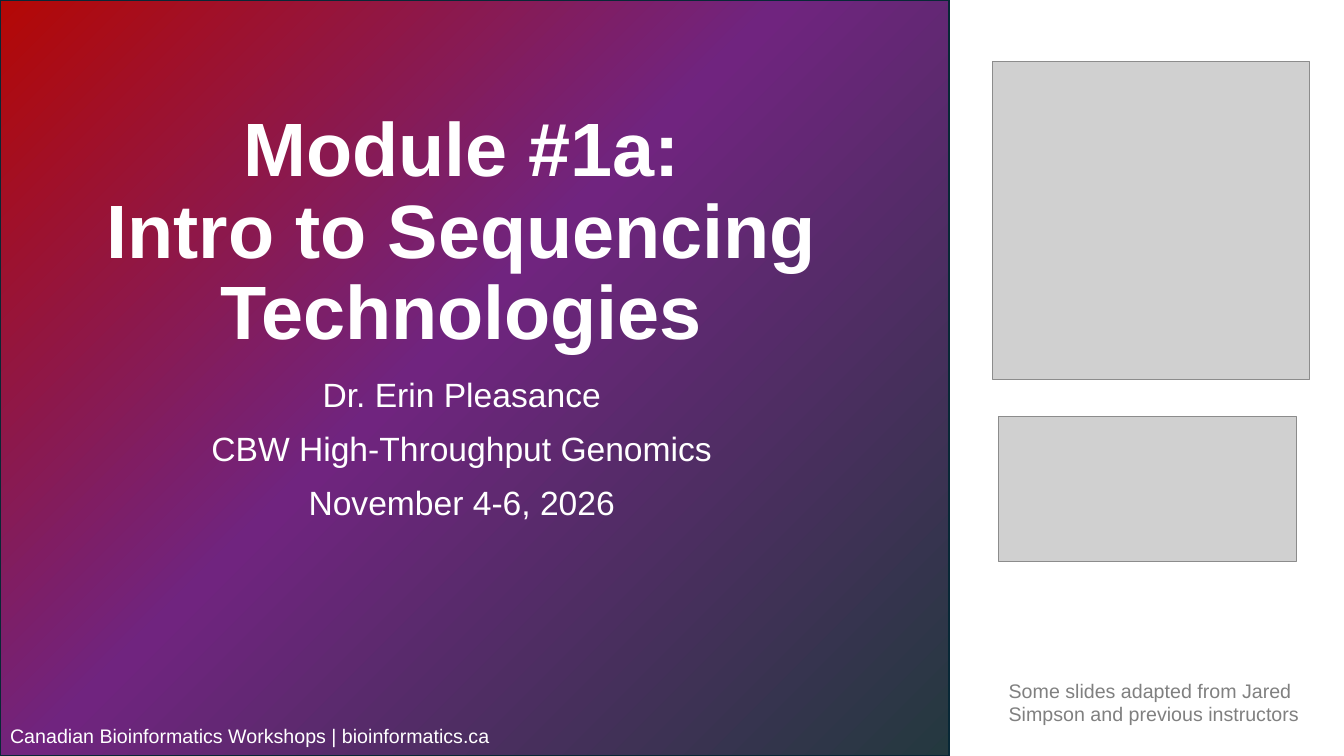
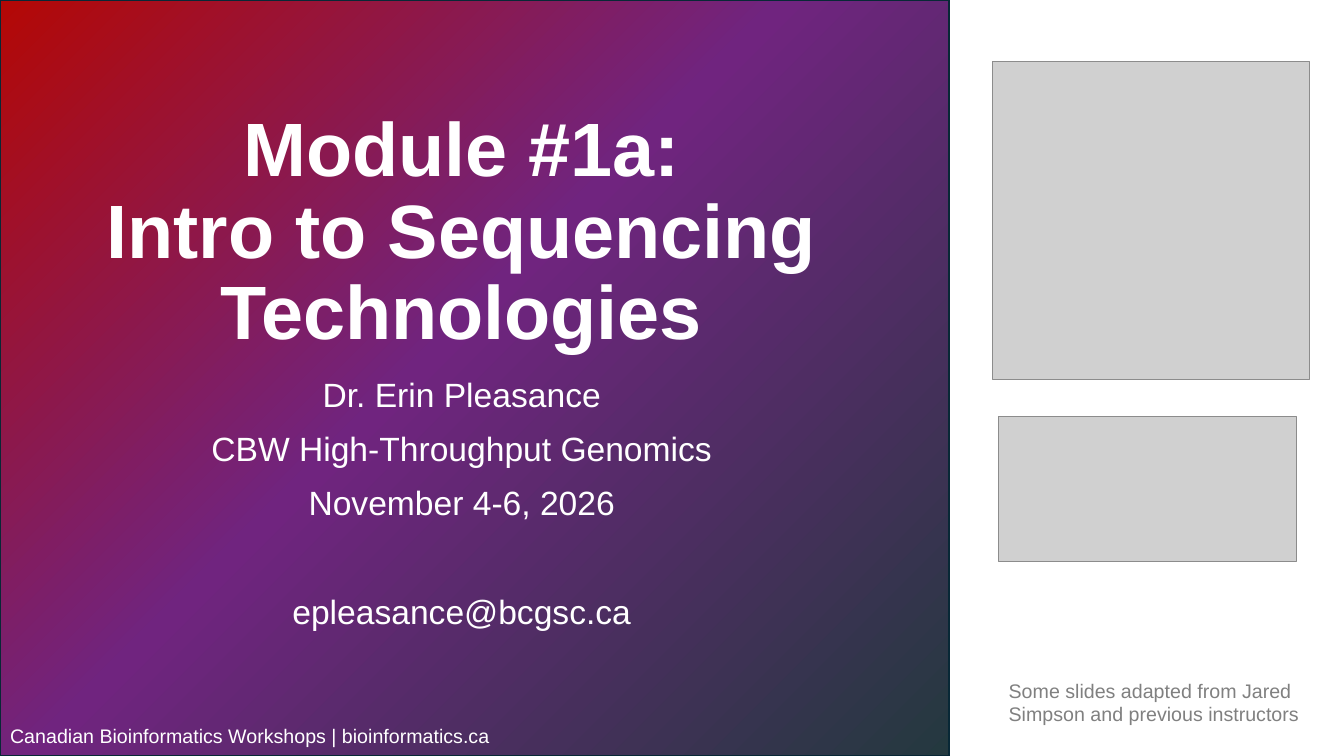
Before and after one commit to bioinformaticsdotca/HTG_Van-2611, a slide deck: slide 3 of content-files/Module_1a_HTG_Van-2611.pptx. Drawn at 1344x756 pixels with LibreOffice and Linux fonts; fonts in the diff are those of the drawing; grey boxes stand for pictures; background and template pictures are left out. Boxes give left, top, right and bottom in pixels: in the first picture for what was removed or moved away, otherwise in the second. Text is boxed around its words. In the diff, an @@ line names an element or a change of style, - is before the commit and + after.

Commit message:
Module 1 and 2 updates

```diff
--- a/content-files/Module_1a_HTG_Van-2611.pptx
+++ b/content-files/Module_1a_HTG_Van-2611.pptx
@@ subtitle at <box>292,599,631,631</box>: paragraph added @@
+epleasance@bcgsc.ca
```
Also in this commit, not shown: 6 other slides changed, 3 slides added, 29 other files.
